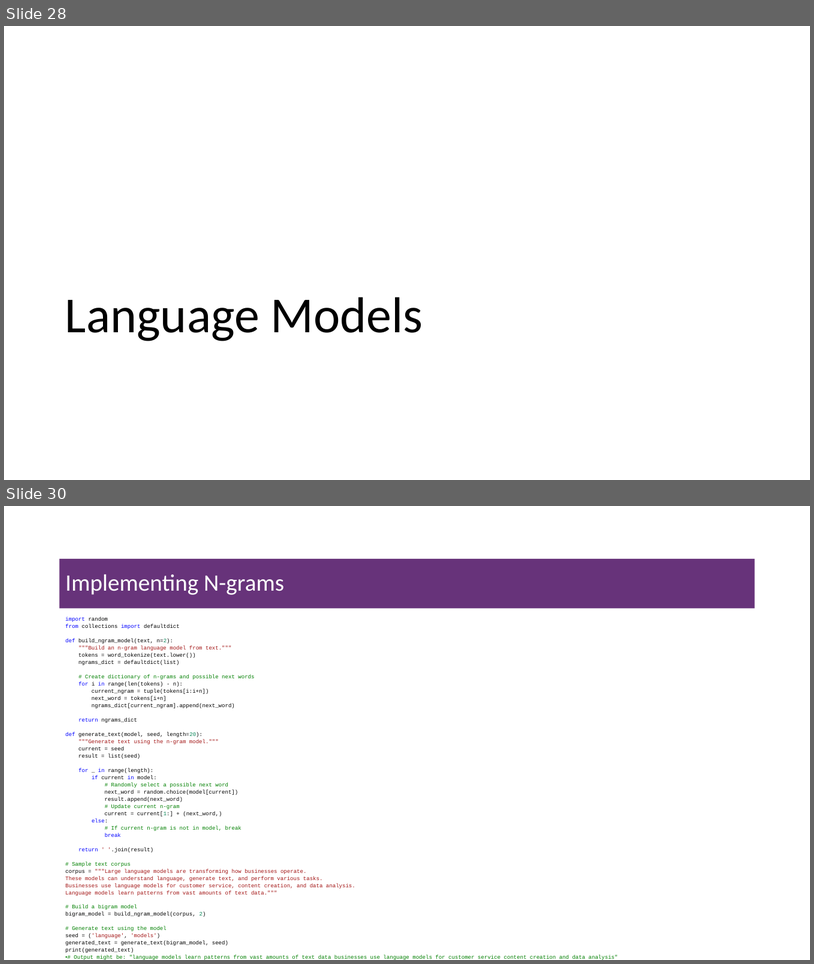
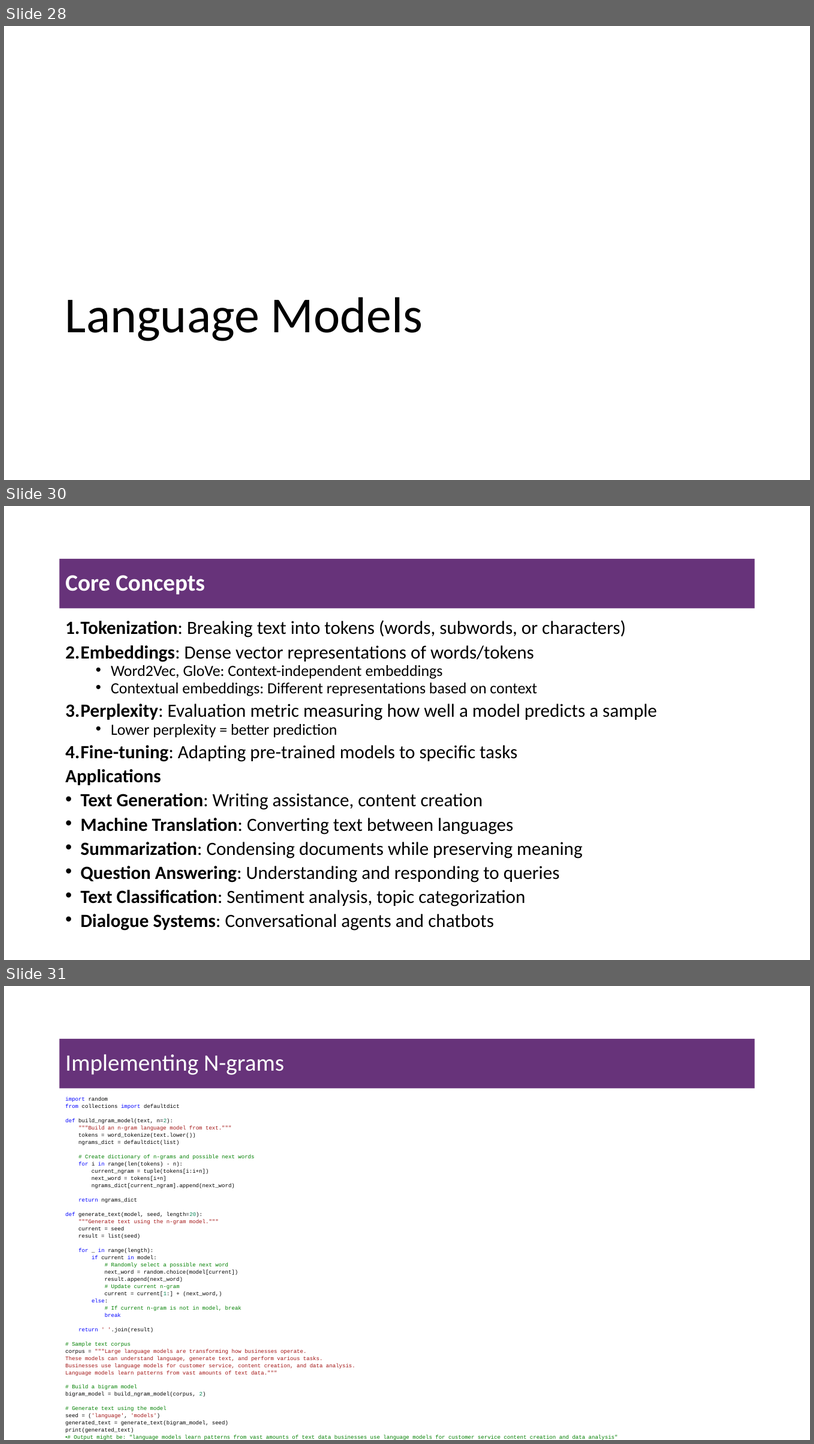
Before and after one commit to msfasha/307307-BI-Methods, a slide deck: 20242-NLP-LLM/lecture notes/Part 1 - Introduction to NLP/1-introduction to NLP.pptx. Shown one above the other, each under a label of ours: slides 28 and 30 before the commit, slides 28, 30 and 31 after it; the slides between them are not shown. The pictures are 814x964 and 814x1444 pixels, drawn with LibreOffice and Linux fonts; fonts in the diff are those of the drawing; background and template pictures are left out. Boxes give left, top, right and bottom in pixels: in the first picture for what was removed or moved away, otherwise in the second. Text is boxed around its words. In the diff, an @@ line names an element or a change of style, - is before the commit and + after.

```diff
--- a/20242-NLP-LLM/lecture notes/Part 1 - Introduction to NLP/1-introduction to NLP.pptx
+++ b/20242-NLP-LLM/lecture notes/Part 1 - Introduction to NLP/1-introduction to NLP.pptx
@@ slide 30 added at [4,506,810,960], background #FFFFFF @@
@@ title added at [60,559,755,608], fill #67337A, 28 pt, text #FFFFFF, bold @@
+Core Concepts
@@ text added at [65,620,657,930], 22.2 pt, text #000000 @@
+1. Tokenization: Breaking text into tokens (words, subwords, or characters)
+2. Embeddings: Dense vector representations of words/tokens
+  • Word2Vec, GloVe: Context-independent embeddings
+  • Contextual embeddings: Different representations based on context
+3. Perplexity: Evaluation metric measuring how well a model predicts a sample
+  • Lower perplexity = better prediction
+4. Fine-tuning: Adapting pre-trained models to specific tasks
+Applications
+• Text Generation: Writing assistance, content creation
+• Machine Translation: Converting text between languages
+• Summarization: Condensing documents while preserving meaning
+• Question Answering: Understanding and responding to queries
+• Text Classification: Sentiment analysis, topic categorization
+• Dialogue Systems: Conversational agents and chatbots
@@ what was slide 30 is now slide 31 @@
```
Also in this commit, not shown: 2 slides changed, 2 other slides added, 4 other files.
